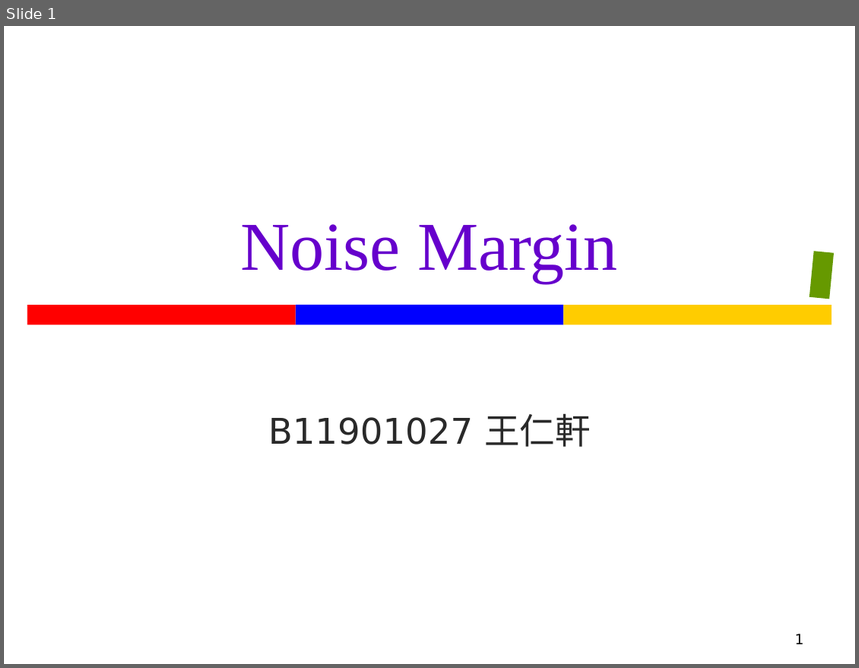
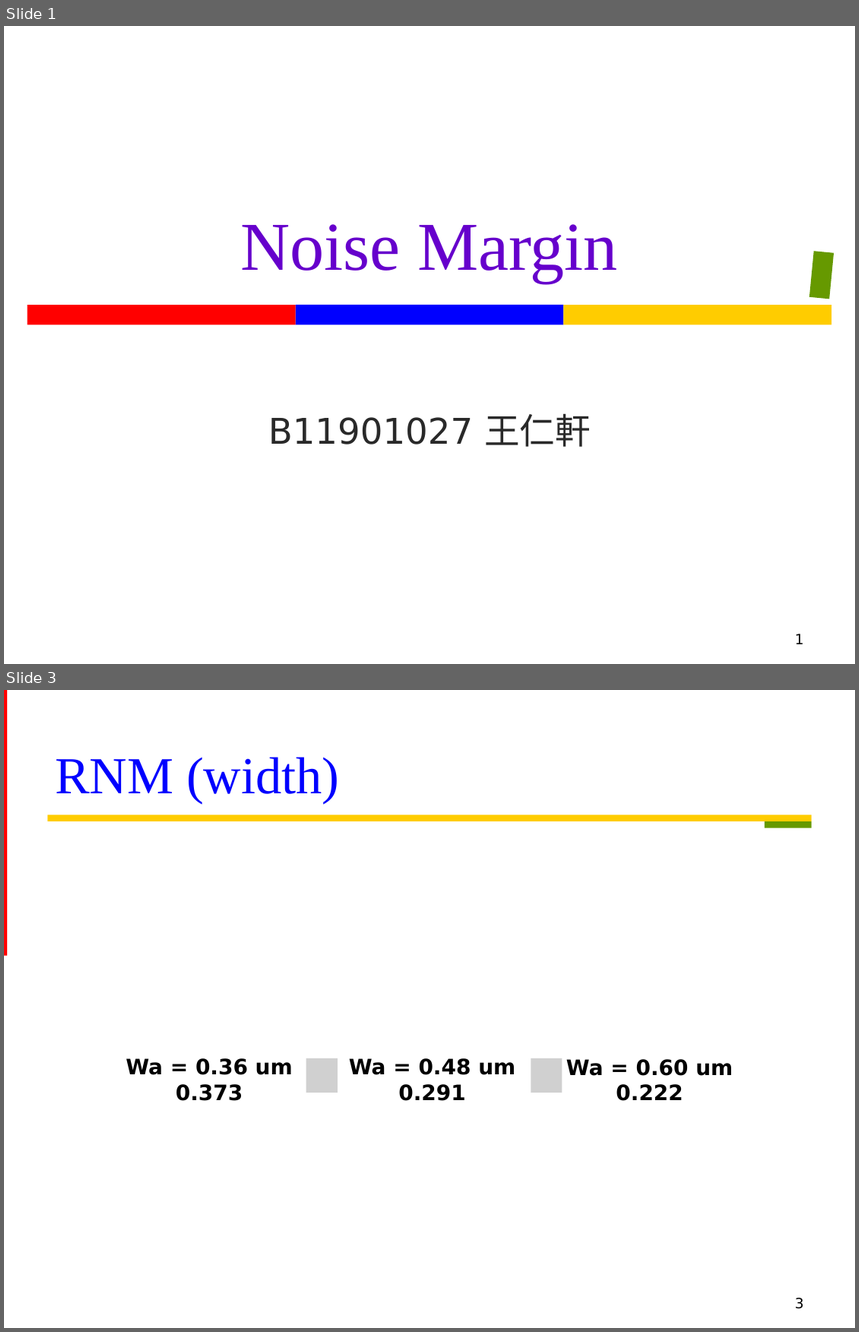
Before and after one commit to Oniontow/TTLiu_Project, a slide deck: andfa/FAND.pptx. Shown one above the other, each under a label of ours: slide 1 before the commit, slides 1 and 3 after it; the slides between them are not shown. The pictures are 859x668 and 859x1332 pixels, drawn with LibreOffice and Linux fonts; fonts in the diff are those of the drawing; grey boxes stand for pictures. Boxes give left, top, right and bottom in pixels: in the first picture for what was removed or moved away, otherwise in the second. Text is boxed around its words. In the diff, an @@ line names an element or a change of style, - is before the commit and + after.

```diff
--- a/andfa/FAND.pptx
+++ b/andfa/FAND.pptx
@@ slide 3 added at (x1=4, y1=690, x2=855, y2=1328), background #FFFFFF @@
@@ rectangle added at (x1=4, y1=690, x2=7, y2=956), fill #FF0000 @@
@@ title added at (x1=55, y1=757, x2=339, y2=804), 44 pt, text #0000FF @@
+RNM (width)
@@ rectangle added at (x1=47, y1=815, x2=812, y2=822), fill #FFCC00 @@
@@ rectangle added at (x1=765, y1=822, x2=812, y2=829), fill #669900 @@
@@ text added at (x1=126, y1=1059, x2=293, y2=1101), 18 pt, text #000000, bold @@
+Wa = 0.36 um
+0.373
@@ picture added at (x1=306, y1=1059, x2=338, y2=1093) @@
@@ text added at (x1=349, y1=1059, x2=515, y2=1101), 18 pt, text #000000, bold @@
+Wa = 0.48 um
+0.291
@@ picture added at (x1=531, y1=1059, x2=563, y2=1093) @@
@@ text added at (x1=566, y1=1059, x2=733, y2=1101), 18 pt, text #000000, bold @@
+Wa = 0.60 um
+0.222
@@ page number added at (x1=795, y1=1298, x2=804, y2=1309), 12 pt, text #000000 @@
+3
```
Also in this commit, not shown: 2 slides changed, 20 other files.
